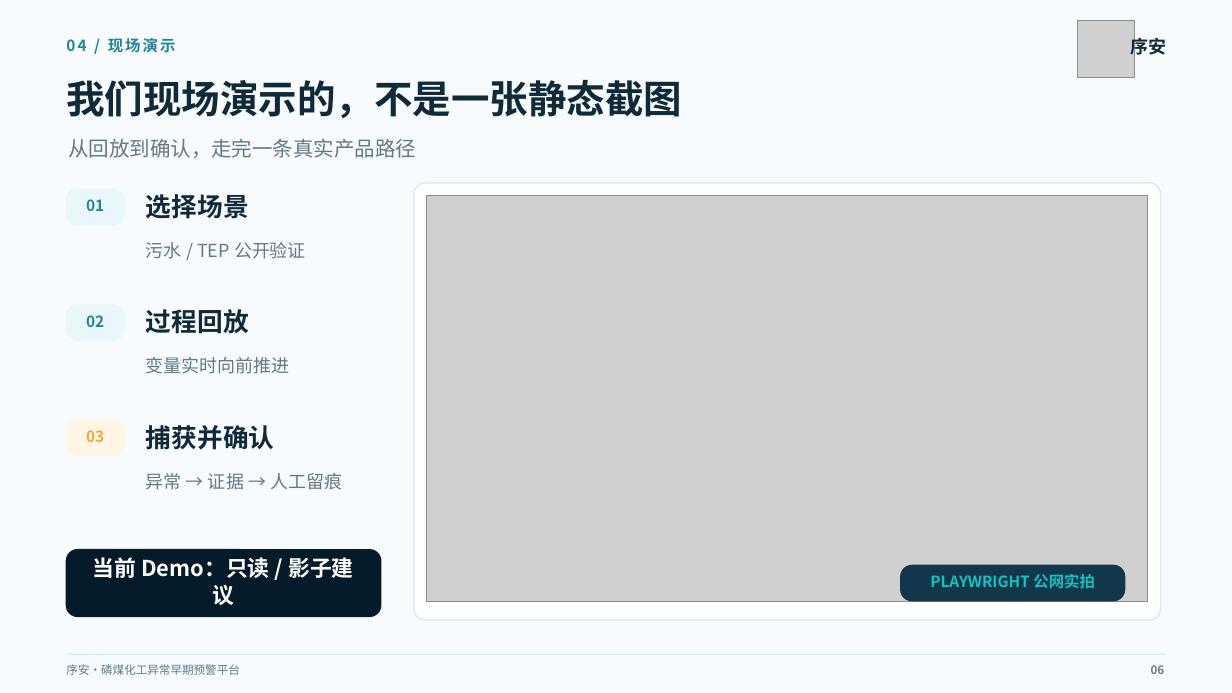
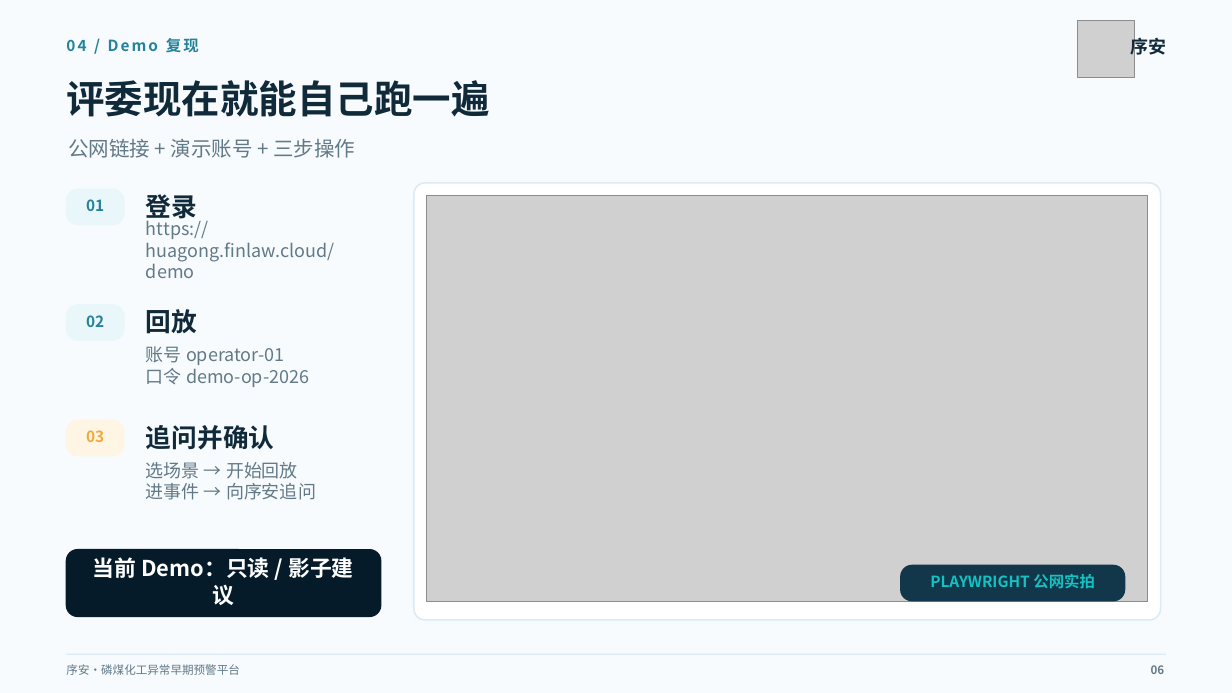
Before and after one commit to Xaiver03/process-copilot, a slide deck: slide 6 of 04_交付成品/序安_磷煤化工异常早期预警平台_黑客松路演_v14_ZH_REVIEW.pptx. Drawn at 1232x693 pixels with LibreOffice and Linux fonts; fonts in the diff are those of the drawing; grey boxes stand for pictures. Boxes give left, top, right and bottom in pixels: in the first picture for what was removed or moved away, otherwise in the second. Text is boxed around its words. In the diff, an @@ line names an element or a change of style, - is before the commit and + after.

```diff
--- a/04_交付成品/序安_磷煤化工异常早期预警平台_黑客松路演_v14_ZH_REVIEW.pptx
+++ b/04_交付成品/序安_磷煤化工异常早期预警平台_黑客松路演_v14_ZH_REVIEW.pptx
@@ text at bbox=[66, 38, 199, 52]: text changed @@
-04 / 现场演示
+04 / Demo 复现
@@ text at bbox=[66, 80, 489, 117]: text changed @@
-我们现场演示的，不是一张静态截图
+评委现在就能自己跑一遍
@@ text at bbox=[68, 139, 355, 158]: text changed @@
-从回放到确认，走完一条真实产品路径
+公网链接 + 演示账号 + 三步操作
@@ text at bbox=[146, 194, 197, 223]: text changed @@
-选择场景
+登录
@@ text at bbox=[146, 217, 335, 278]: text changed @@
-污水 / TEP 公开验证
+https://huagong.finlaw.cloud/demo
@@ text at bbox=[146, 309, 197, 334]: text changed @@
-过程回放
+回放
@@ text at bbox=[146, 346, 309, 387]: text changed @@
-变量实时向前推进
+账号 operator-01
+口令 demo-op-2026
@@ text at bbox=[146, 425, 274, 450]: text changed @@
-捕获并确认
+追问并确认
@@ text at bbox=[146, 462, 316, 500]: text changed @@
-异常 → 证据 → 人工留痕
+选场景 → 开始回放
+进事件 → 向序安追问
```
Also in this commit, not shown: 4 other slides changed, 3 slides added, 1 slide removed, 22 other files.
